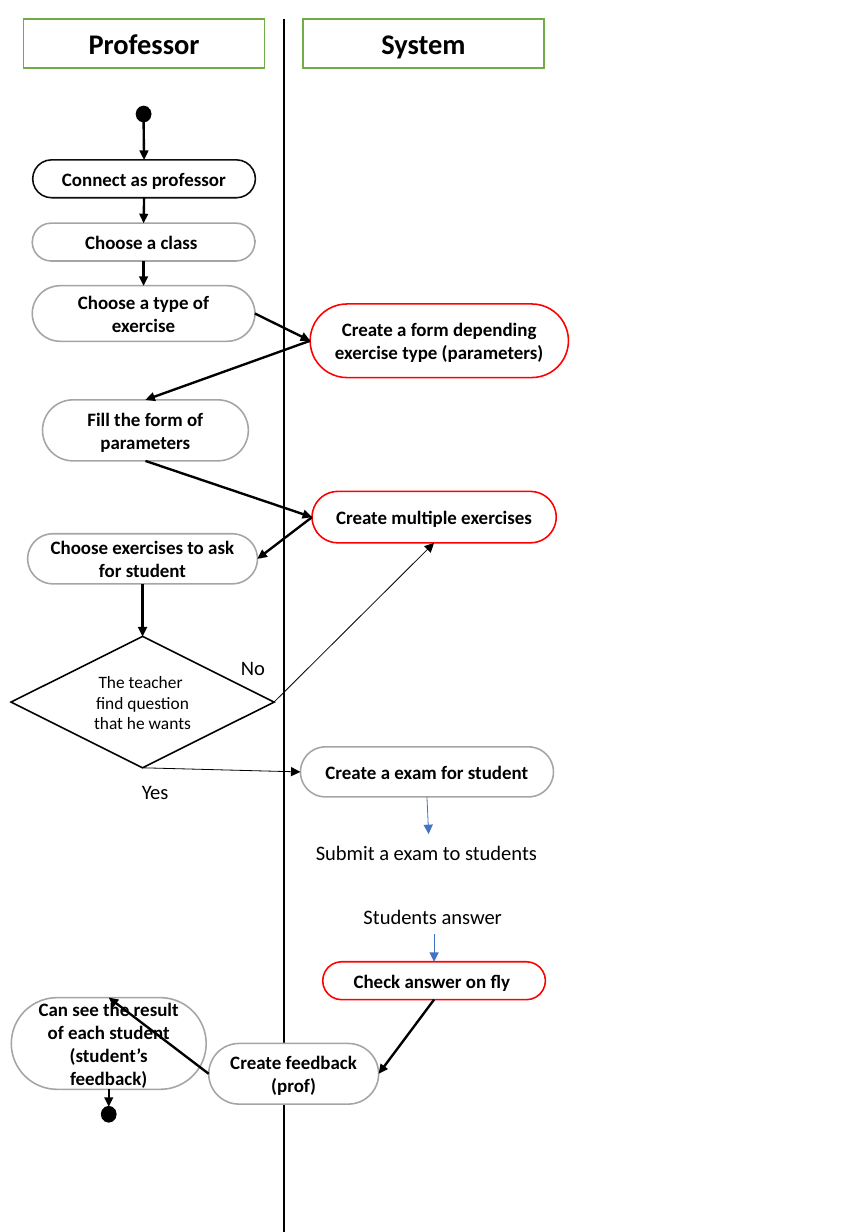
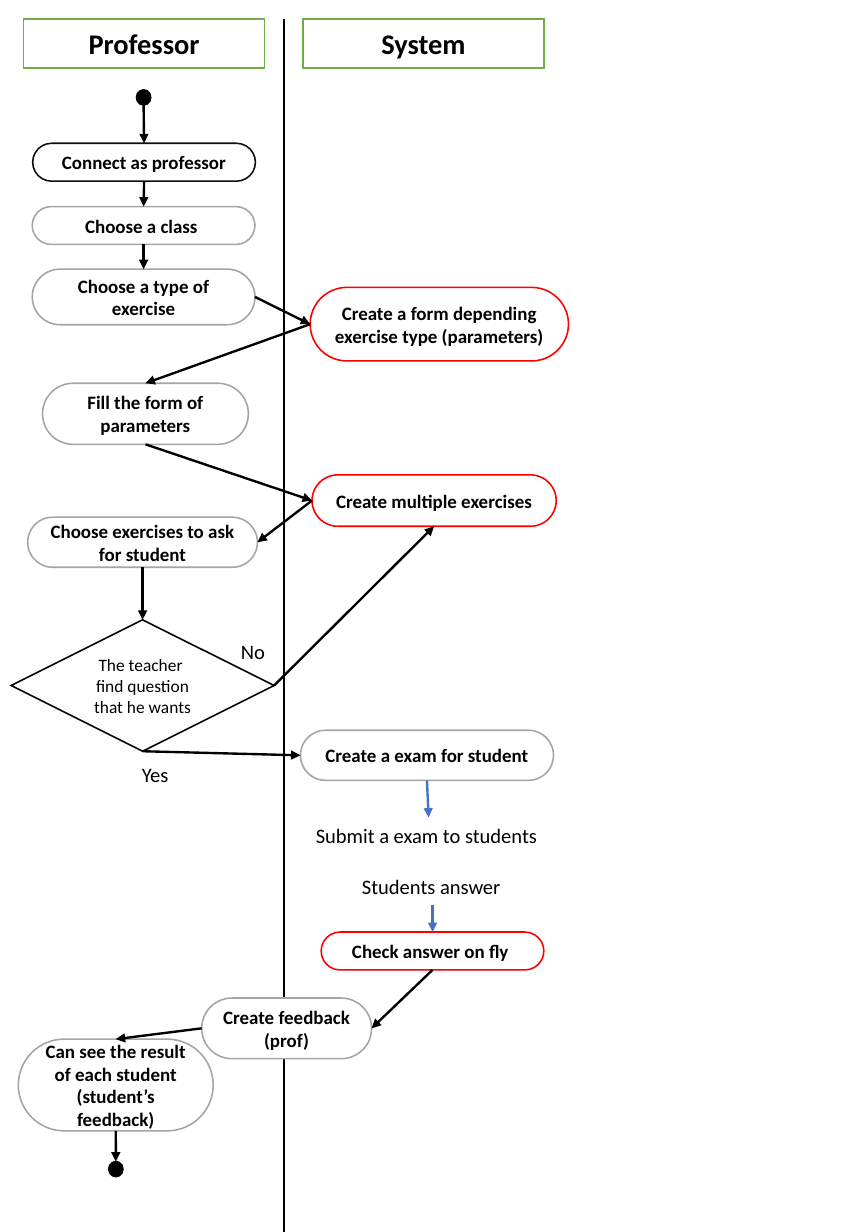
Before and after one commit to nbyouri/Oscar-Docs, a slide deck: slide 1 of RequirementRepport/ActivityDiagram_Ver1.2.pptx. Drawn at 853x1232 pixels with LibreOffice and Linux fonts; fonts in the diff are those of the drawing. Boxes give left, top, right and bottom in pixels: in the first picture for what was removed or moved away, otherwise in the second. Text is boxed around its words. In the diff, an @@ line names an element or a change of style, - is before the commit and + after.

```diff
--- a/RequirementRepport/ActivityDiagram_Ver1.2.pptx
+++ b/RequirementRepport/ActivityDiagram_Ver1.2.pptx
@@ arrow (274, 686) - (434, 527): stroke #000000 0.5 pt to #000000 1.5 pt @@
@@ arrow (142, 752) - (300, 755): stroke #000000 0.5 pt to #000000 1.5 pt @@
@@ 11 arrows, 8 rounded rectangles, 3 texts, 1 diamond, 1 ellipse moved together from (x1=11, y1=107, x2=569, y2=860) to (x1=11, y1=90, x2=569, y2=843) @@
@@ arrow (426, 780) - (429, 818): stroke #4472C4 0.5 pt to #4472C4 1.5 pt @@
@@ text "Students answer" moved from (x1=363, y1=909, x2=502, y2=924) to (x1=362, y1=879, x2=500, y2=894) @@
@@ arrow moved from (434, 935) - (434, 962) to (432, 905) - (432, 933) @@
@@ arrow (432, 905) - (432, 933): stroke #4472C4 0.5 pt to #4472C4 1.5 pt @@
@@ rounded rectangle "Check answer on fly" moved from (x1=323, y1=962, x2=546, y2=1000) to (x1=321, y1=933, x2=544, y2=970) @@
@@ arrow moved from (434, 1000) - (379, 1074) to (432, 970) - (372, 1028) @@
@@ rounded rectangle "Create feedback (prof)" moved from (x1=209, y1=1044, x2=379, y2=1104) to (x1=201, y1=999, x2=371, y2=1059) @@
@@ rounded rectangle "Can see the result of ..." moved from (x1=11, y1=997, x2=206, y2=1090) to (x1=18, y1=1040, x2=213, y2=1132) @@
@@ arrow moved from (209, 1074) - (109, 997) to (201, 1028) - (116, 1040) @@
@@ arrow moved from (109, 1090) - (109, 1107) to (116, 1131) - (116, 1161) @@
@@ ellipse moved from (x1=101, y1=1107, x2=115, y2=1121) to (x1=109, y1=1161, x2=123, y2=1176) @@
```
Also in this commit, not shown: 1 other slide changed, 2 other files.
